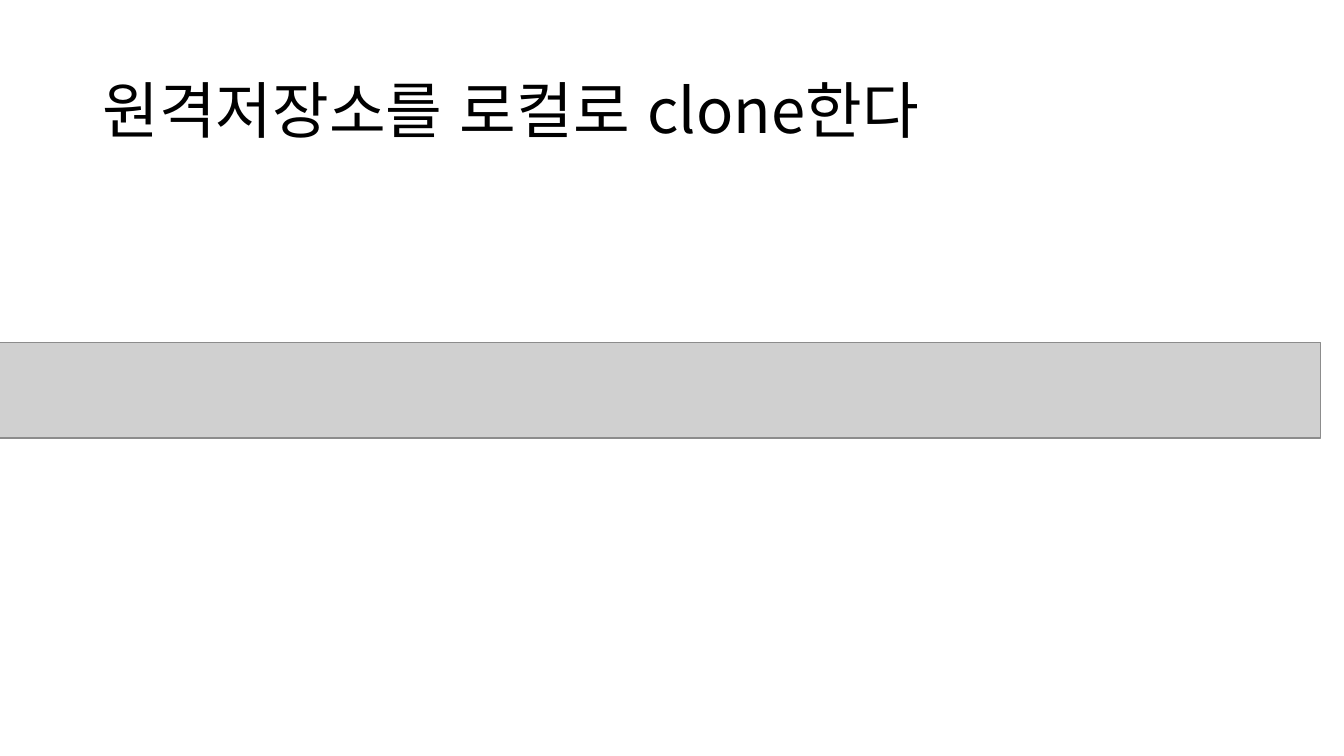
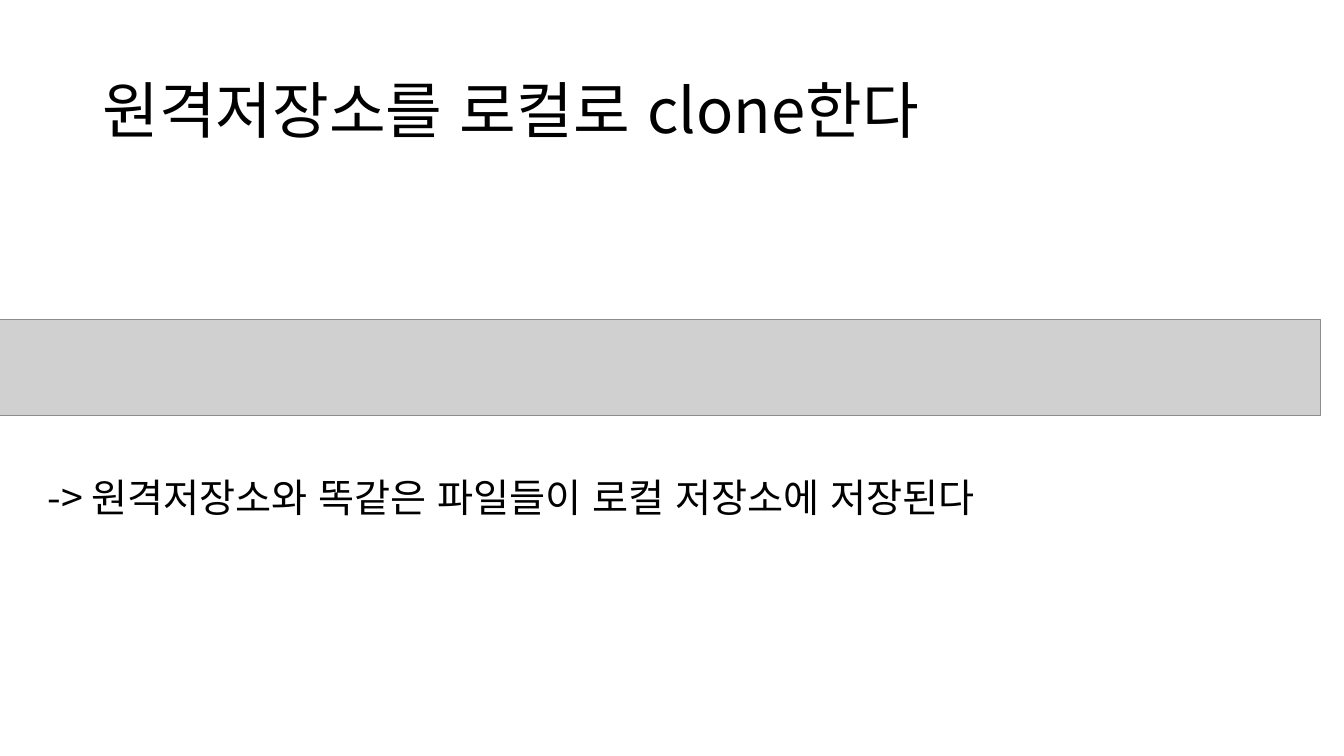
Before and after one commit to Kimxxunu/SW_777, a slide deck: slide 4 of 오픈소스 이해 7조 9주차 실습.pptx (slide 3 before the commit). Drawn at 1344x756 pixels with LibreOffice and Linux fonts; fonts in the diff are those of the drawing; grey boxes stand for pictures. Boxes give left, top, right and bottom in pixels: in the first picture for what was removed or moved away, otherwise in the second. Text is boxed around its words. In the diff, an @@ line names an element or a change of style, - is before the commit and + after.

```diff
--- a/오픈소스 이해 7조 9주차 실습.pptx
+++ b/오픈소스 이해 7조 9주차 실습.pptx
@@ picture: place and size @@
-picture at bbox=[0, 343, 1321, 439]
+picture at bbox=[0, 320, 1321, 415]
@@ text added at bbox=[92, 479, 975, 516], 28 pt, text #000000 @@
+-> 원격저장소와 똑같은 파일들이 로컬 저장소에 저장된다
```
Also in this commit, not shown: 4 other slides changed, 5 slides added, 3 slides removed.
